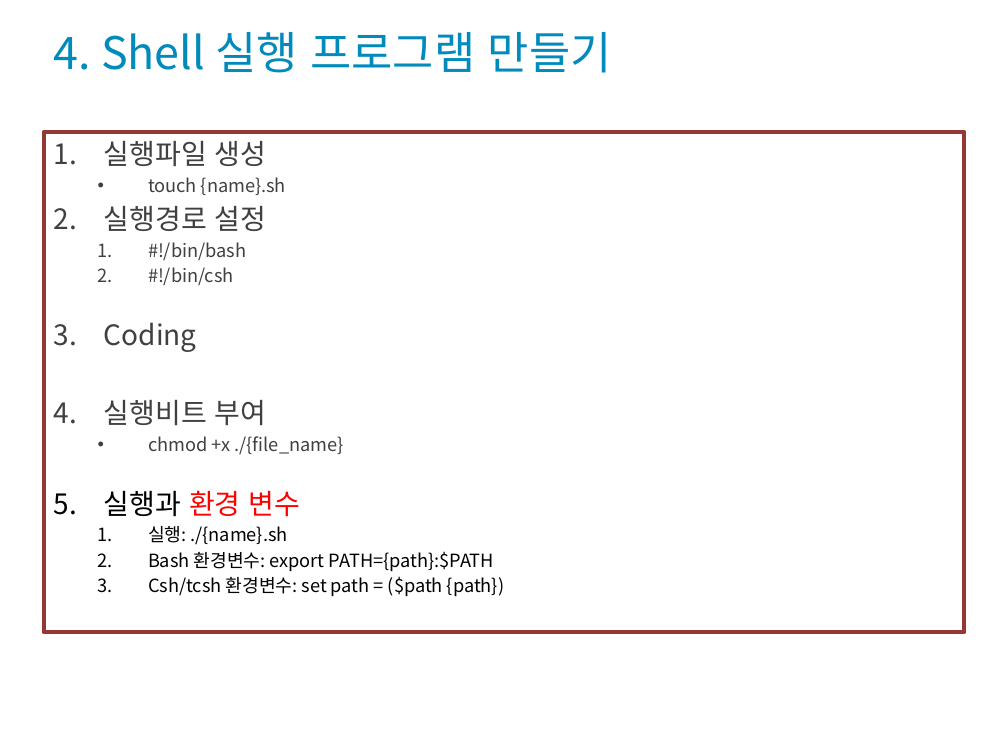
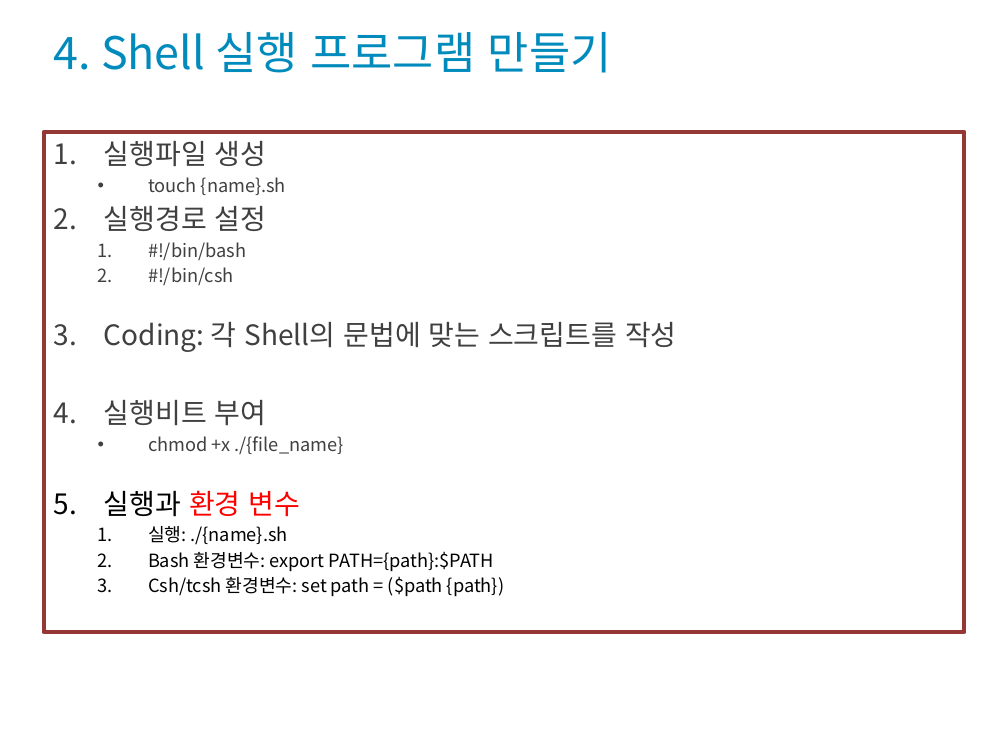
Before and after one commit to codefoolosopher/linuxedu, a slide deck: slide 7 of portfolio/Linux_OS_System_2022_1_s6.pptx. Drawn at 1008x756 pixels with LibreOffice and Linux fonts; fonts in the diff are those of the drawing; background and template pictures are left out. Boxes give left, top, right and bottom in pixels: in the first picture for what was removed or moved away, otherwise in the second. Text is boxed around its words. In the diff, an @@ line names an element or a change of style, - is before the commit and + after.

```diff
--- a/portfolio/Linux_OS_System_2022_1_s6.pptx
+++ b/portfolio/Linux_OS_System_2022_1_s6.pptx
@@ text at (104, 322, 677, 352): text changed @@
-3. Coding
+3. Coding: 각 Shell의 문법에 맞는 스크립트를 작성
```
Also in this commit, not shown: 7 other slides changed, 2 slides added.
